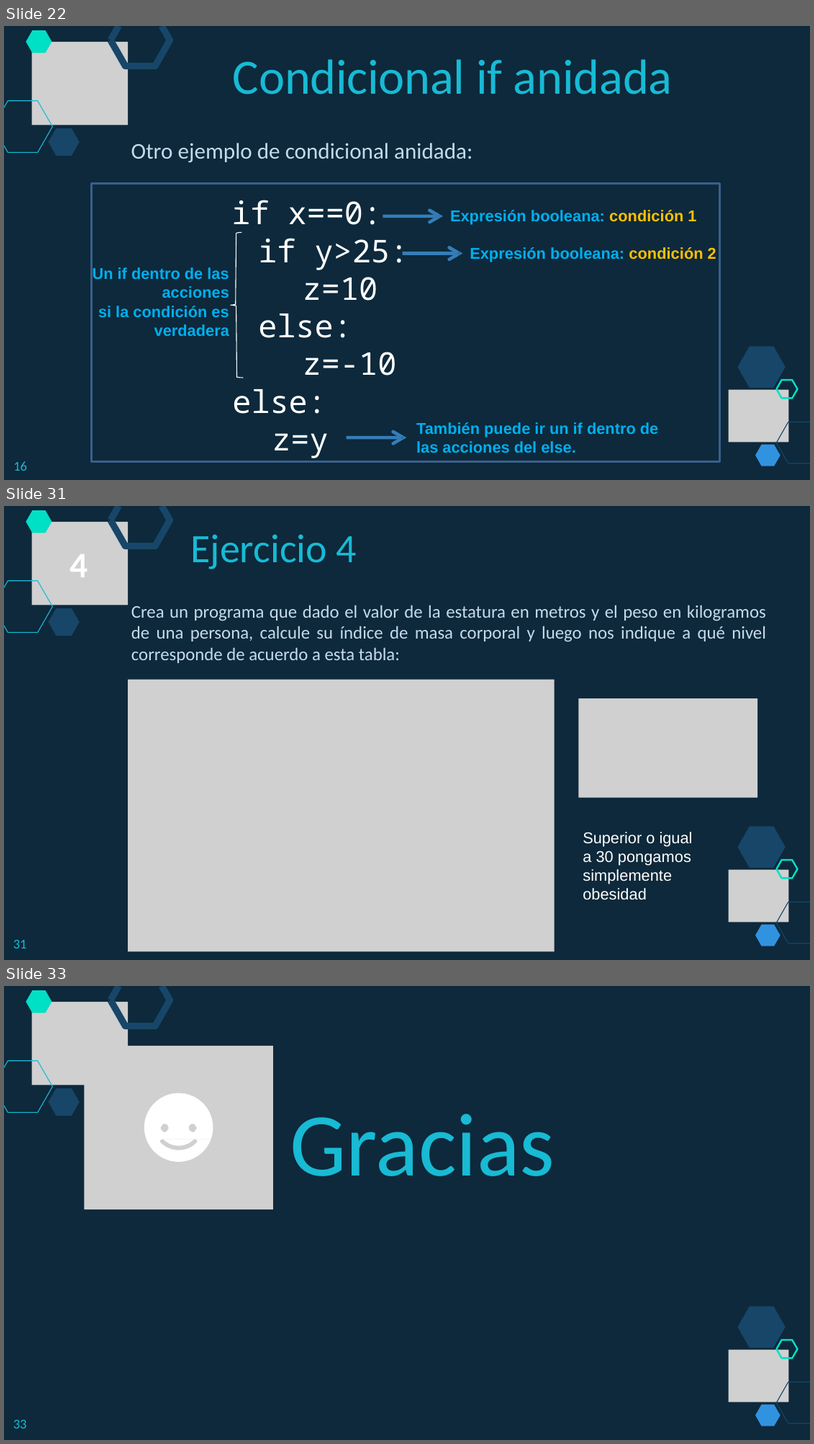
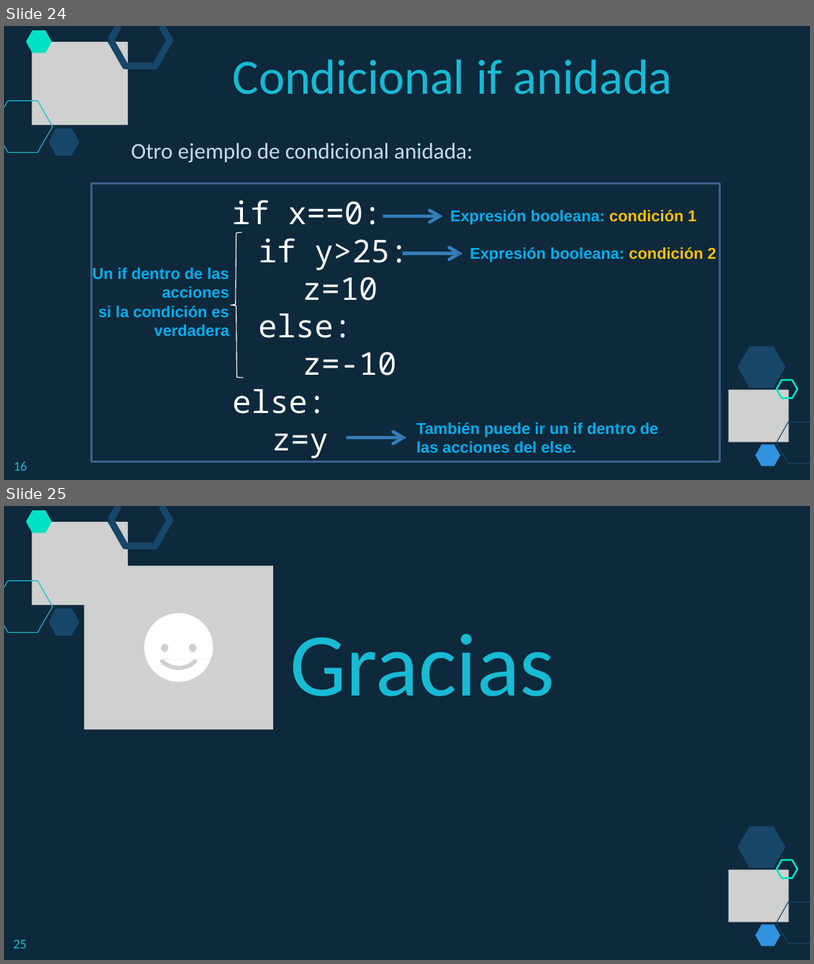
Before and after one commit to lizetheP/PensamientoC, a slide deck: calendario/documentos/4_Condicionales.pptx. Shown one above the other, each under a label of ours: slides 22, 31 and 33 before the commit, slides 24 and 25 after it; the slides between them are not shown. The pictures are 814x1444 and 814x964 pixels, drawn with LibreOffice and Linux fonts; fonts in the diff are those of the drawing; grey boxes stand for pictures. Boxes give left, top, right and bottom in pixels: in the first picture for what was removed or moved away, otherwise in the second. Text is boxed around its words. In the diff, an @@ line names an element or a change of style, - is before the commit and + after.

```diff
--- a/calendario/documentos/4_Condicionales.pptx
+++ b/calendario/documentos/4_Condicionales.pptx
@@ slide 31 removed at box(4, 506, 810, 960), background #FFFFFF; not listed: 1 template element that a slide beside it also shows @@
@@ freeform shape removed at box(26, 511, 52, 533) @@
@@ picture removed at box(31, 521, 127, 605) @@
@@ freeform shape removed at box(111, 506, 170, 546) @@
@@ freeform shape removed at box(111, 506, 118, 520) @@
@@ title removed at box(190, 534, 357, 569) @@
-Ejercicio 4
@@ text removed at box(70, 554, 88, 577) @@
-4
@@ freeform shape removed at box(4, 581, 52, 633) @@
@@ freeform shape removed at box(49, 608, 80, 636) @@
@@ text removed at box(131, 605, 766, 663) @@
-Crea un programa que dado el valor de la estatura en metros y el peso en kilogramos de una persona, calcule su índice de masa corporal y luego nos indique a qué nivel corresponde de acuerdo a esta tabla:
@@ picture removed at box(128, 680, 555, 951) @@
@@ picture removed at box(579, 699, 758, 798) @@
@@ freeform shape removed at box(738, 826, 785, 867) @@
@@ text removed at box(583, 831, 693, 900) @@
-Superior o igual a 30 pongamos simplemente obesidad
@@ picture removed at box(729, 870, 790, 922) @@
@@ freeform shape removed at box(777, 860, 797, 878) @@
@@ freeform shape removed at box(777, 902, 810, 923) @@
@@ freeform shape removed at box(756, 924, 781, 945) @@
@@ freeform shape removed at box(777, 922, 810, 943) @@
@@ page number removed at box(13, 939, 27, 948) @@
-31
@@ what was slide 22 is now slide 24 @@
@@ what was slide 33 is now slide 25 @@
@@ page number at box(13, 939, 27, 948): text changed @@
-33
+25
```
Also in this commit, not shown: 6 slides changed, 7 other slides removed, 10 other files.
